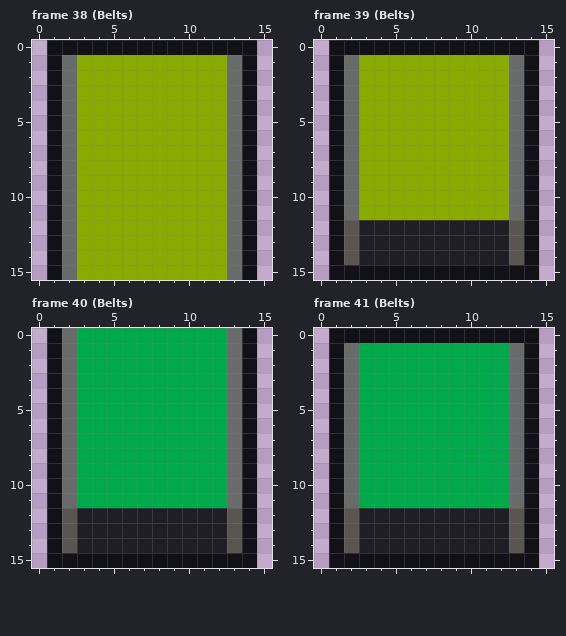
A pixel-art file gets an edit: art/conveyors/conveyor.aseprite. This is how it looked before the edit.
16x16 pixels, 65 frames. Shown: frame 38 (Belts), frame 39 (Belts), frame 40 (Belts), frame 41 (Belts). The commit also changed other frames, which this record leaves out.
Now the later version:
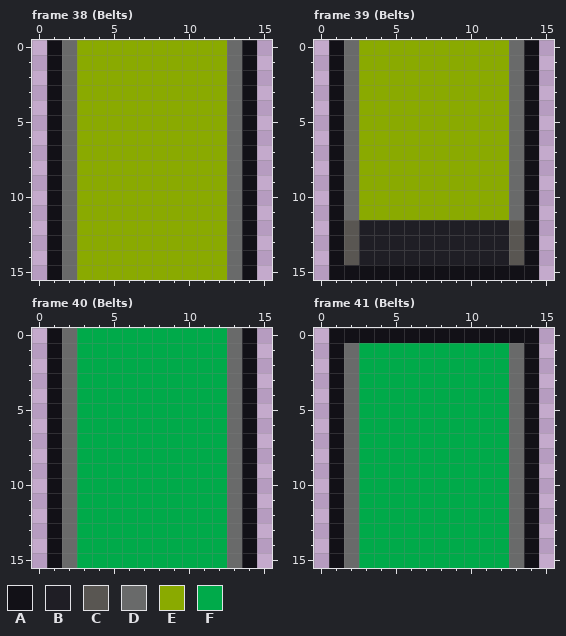
Palette (. is transparent): A #121117  B #1f1e25  C #595652  D #696a6a  E #8aaa00  F #00aa4a
Edits made:
layer "BeltEndOverlay" now hidden
Frame 38 (Belts):
y 0: x 2..13 AAAAAAAAAAAA -> DEEEEEEEEEED
Frame 39 (Belts): the same change as frame 38 (Belts)
Frame 40 (Belts):
y 12..14: x 2..13 CBBBBBBBBBBC -> DFFFFFFFFFFD
y 15: x 2..13 AAAAAAAAAAAA -> DFFFFFFFFFFD
Frame 41 (Belts): the same change as frame 40 (Belts)
Boxes around the changes in both pictures, in picture pixels (x1, y1, x2, y2):
changed: (62, 40, 242, 55)
changed: (344, 40, 524, 55)
changed: (62, 508, 242, 568)
changed: (344, 508, 524, 568)
